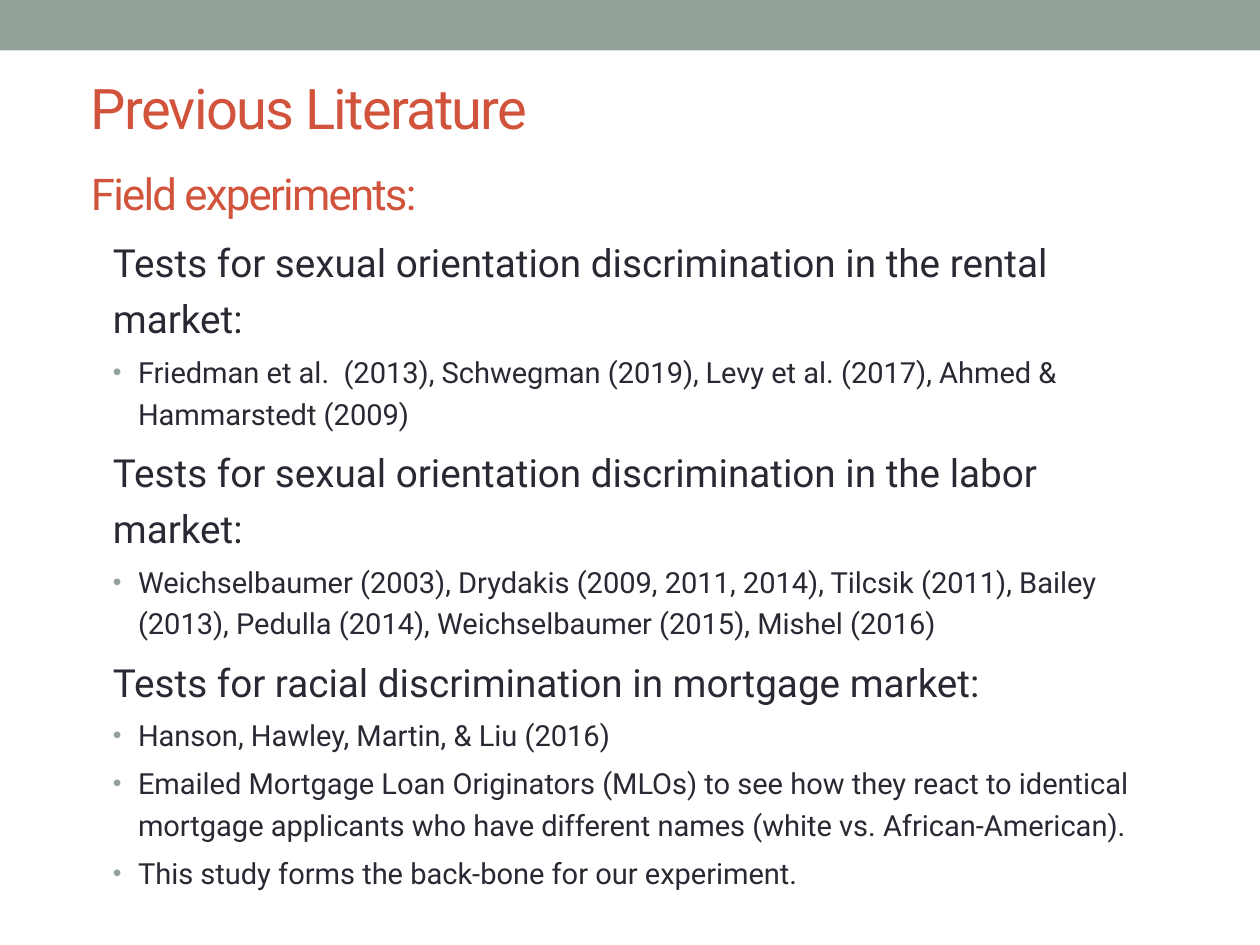
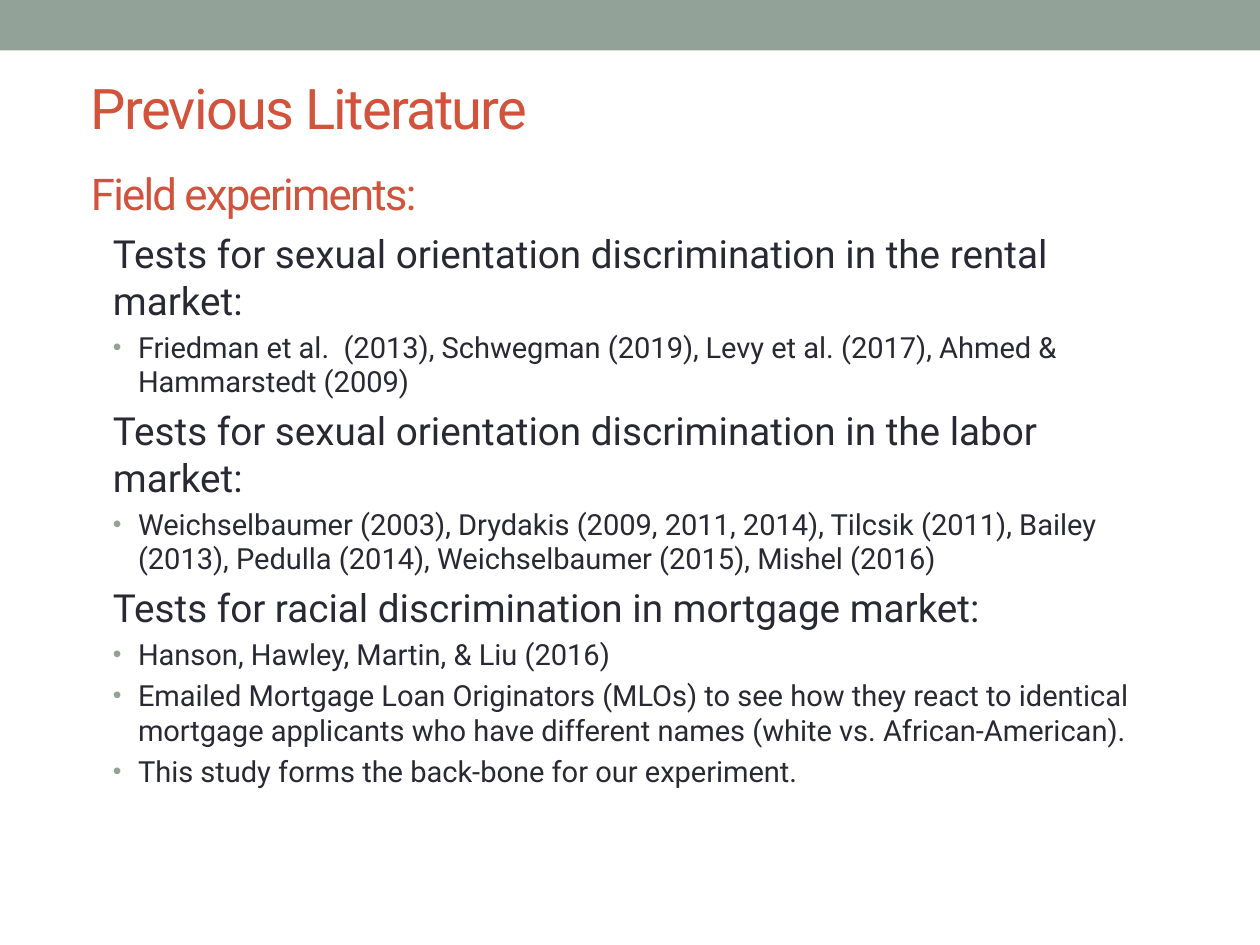
Before and after one commit to hhadah/urban-econ, a slide deck: slide 3 of slides/ppslides/ButtonMLODiscrimination21Oct2021.pptx. Drawn at 1260x945 pixels with LibreOffice and Linux fonts; fonts in the diff are those of the drawing. Boxes give left, top, right and bottom in pixels: in the first picture for what was removed or moved away, otherwise in the second. Text is boxed around its words. In the diff, an @@ line names an element or a change of style, - is before the commit and + after.

```diff
--- a/slides/ppslides/ButtonMLODiscrimination21Oct2021.pptx
+++ b/slides/ppslides/ButtonMLODiscrimination21Oct2021.pptx
@@ text "Tests for sexual orientation discrimination ..." at (113,238,1128,788): line spacing 1.2 to 1 @@
```
Also in this commit, not shown: 12 other slides changed, 46 other files.
